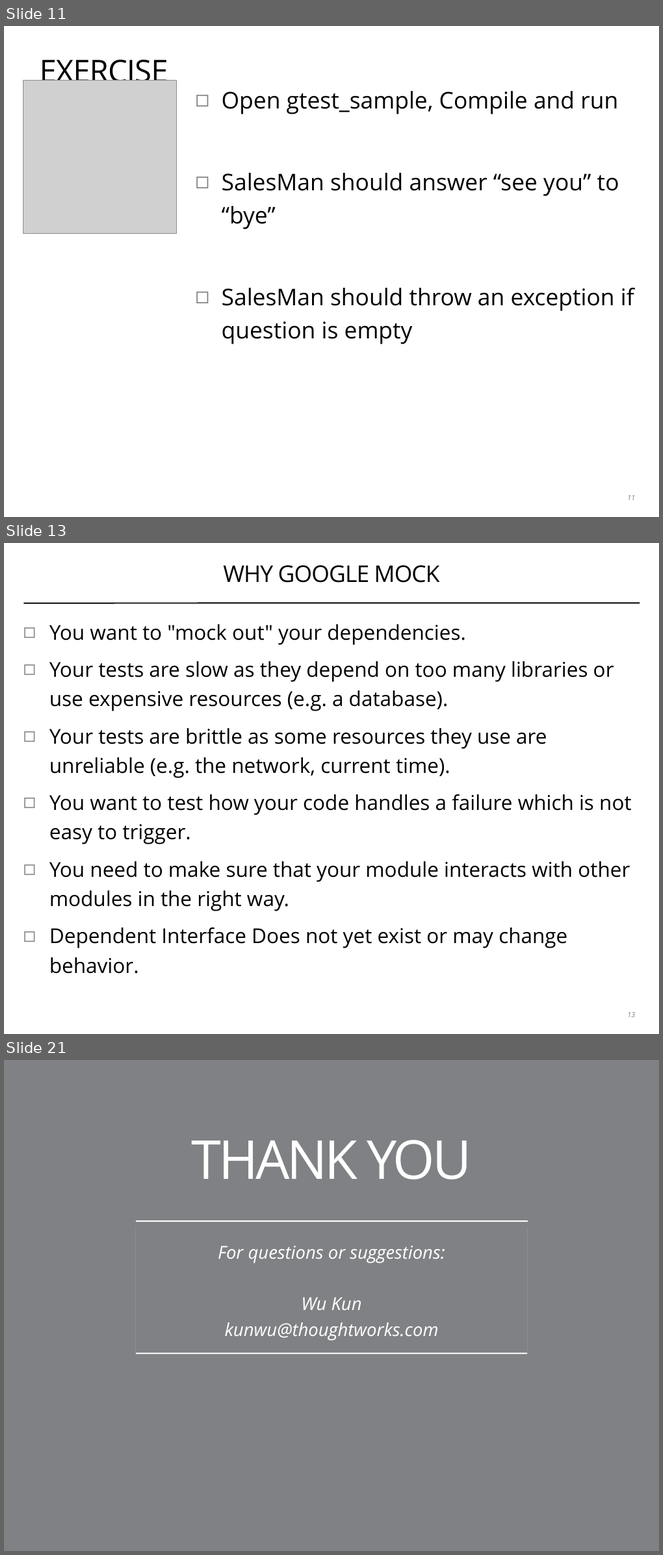
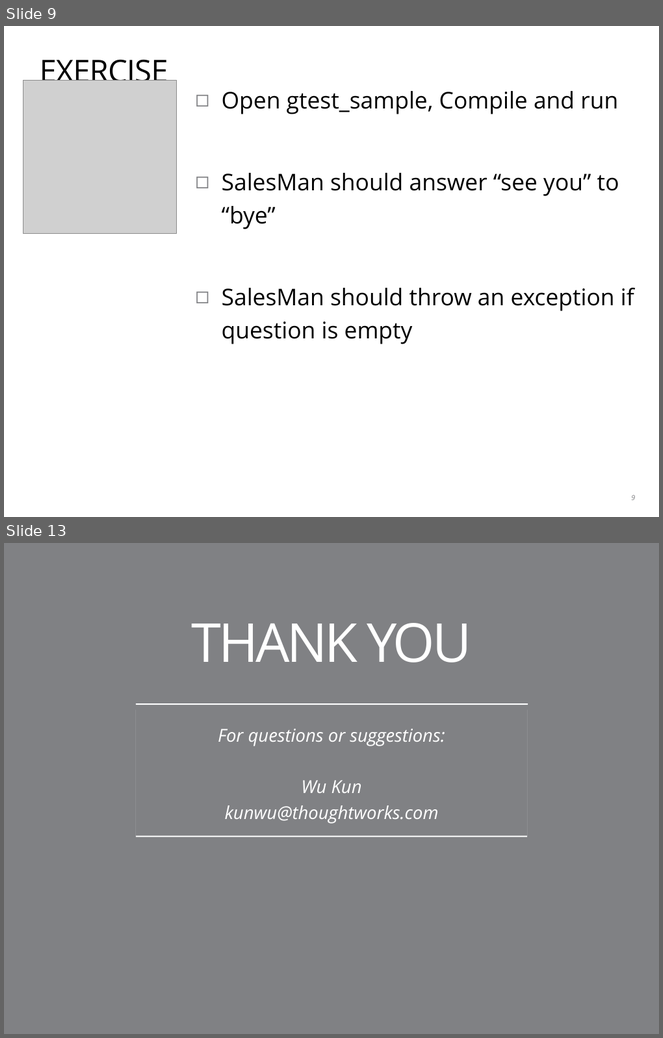
Before and after one commit to coney/cpp-unit-testing, a slide deck: .slides/01-introduction-to-gtest.pptx. Shown one above the other, each under a label of ours: slides 11, 13 and 21 before the commit, slides 9 and 13 after it; the slides between them are not shown. The pictures are 663x1555 and 663x1038 pixels, drawn with LibreOffice and Linux fonts; fonts in the diff are those of the drawing; grey boxes stand for pictures; background and template pictures are left out. Boxes give left, top, right and bottom in pixels: in the first picture for what was removed or moved away, otherwise in the second. Text is boxed around its words. In the diff, an @@ line names an element or a change of style, - is before the commit and + after.

Commit message:
update slides

```diff
--- a/.slides/01-introduction-to-gtest.pptx
+++ b/.slides/01-introduction-to-gtest.pptx
@@ slide 13 removed at box(4, 543, 659, 1034), background #FFFFFF @@
@@ title removed at box(223, 565, 440, 583) @@
-WHY GOOGLE MOCK
@@ line removed from (24, 603) to (640, 603) @@
@@ text removed at box(50, 624, 631, 974) @@
-◻ You want to "mock out" your dependencies.
-◻ Your tests are slow as they depend on too many libraries or use expensive resources (e.g. a database).
-◻ Your tests are brittle as some resources they use are unreliable (e.g. the network, current time).
-◻ You want to test how your code handles a failure which is not easy to trigger.
-◻ You need to make sure that your module interacts with other modules in the right way.
-◻ Dependent Interface Does not yet exist or may change behavior.
@@ page number removed at box(627, 1012, 635, 1017) @@
-13
@@ what was slide 11 is now slide 9 @@
@@ page number at box(631, 495, 635, 500): text changed @@
-11
+9
@@ what was slide 21 is now slide 13 @@
```
Also in this commit, not shown: 1 slide changed, 1 slide added, 8 other slides removed, 2 other files.
